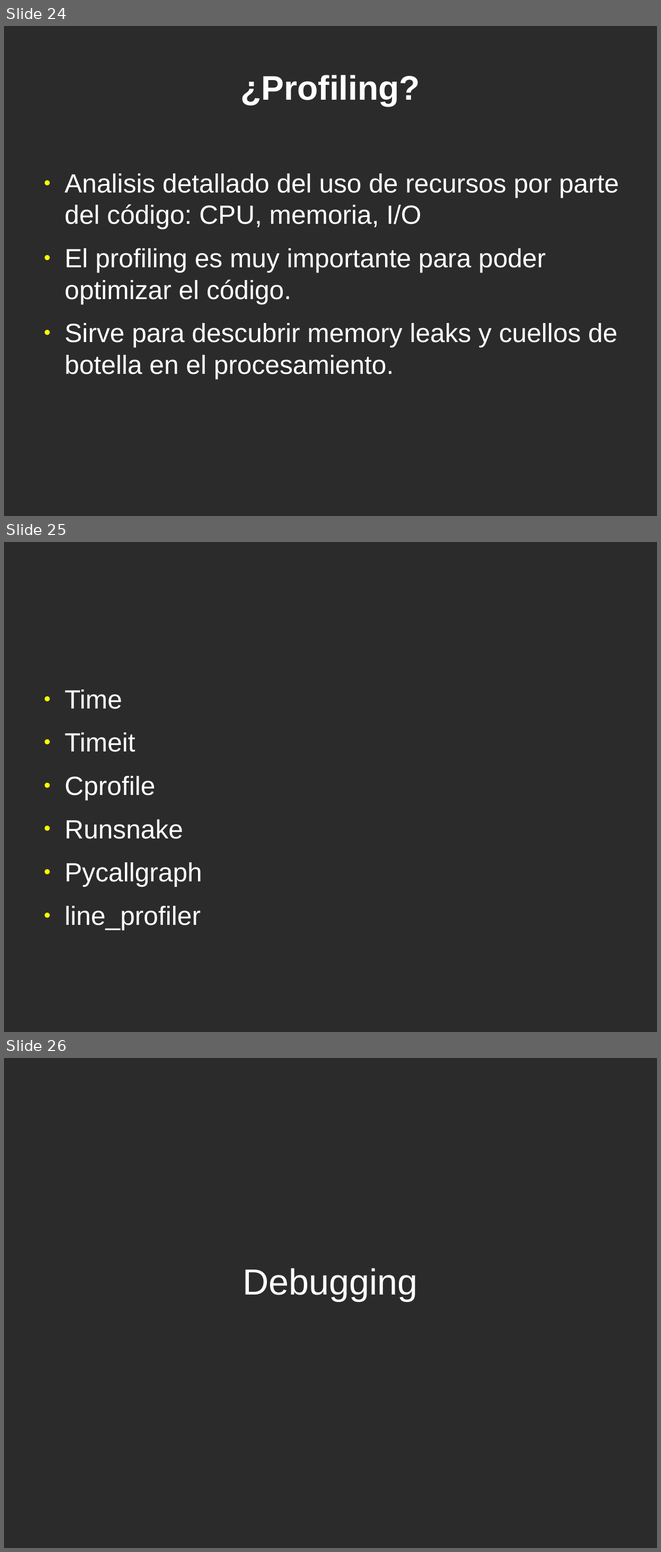
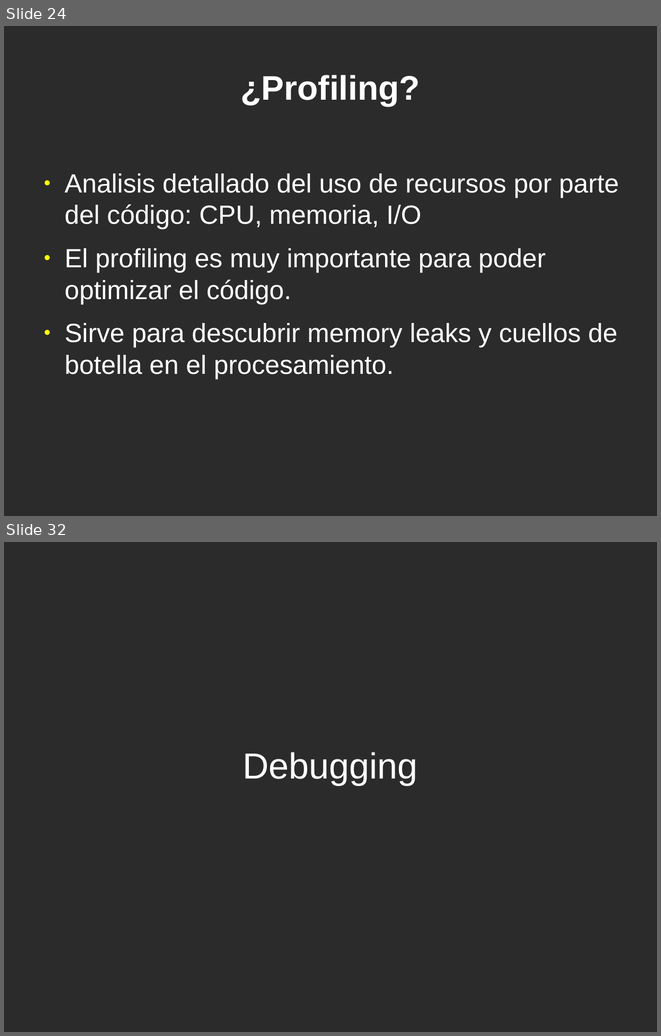
Before and after one commit to jeudy/clases_topicosI2013, a slide deck: 14-Debugging-Profiling-Testing.odp. Shown one above the other, each under a label of ours: slides 24, 25 and 26 before the commit, slides 24 and 32 after it; the slides between them are not shown. The pictures are 661x1552 and 661x1036 pixels, drawn with LibreOffice and Linux fonts; fonts in the diff are those of the drawing; background and template pictures are left out; a plain dark background stands for a picture behind light text. Boxes give left, top, right and bottom in pixels: in the first picture for what was removed or moved away, otherwise in the second. Text is boxed around its words. In the diff, an @@ line names an element or a change of style, - is before the commit and + after.

```diff
--- a/14-Debugging-Profiling-Testing.odp
+++ b/14-Debugging-Profiling-Testing.odp
@@ slide 25 removed at box(4, 542, 657, 1032), background picture (left out) @@
@@ text removed at box(64, 689, 202, 929) @@
-● Time
-● Timeit
-● Cprofile
-● Runsnake
-● Pycallgraph
-● line_profiler
@@ what was slide 26 is now slide 32 @@
```
Also in this commit, not shown: 7 slides added.
